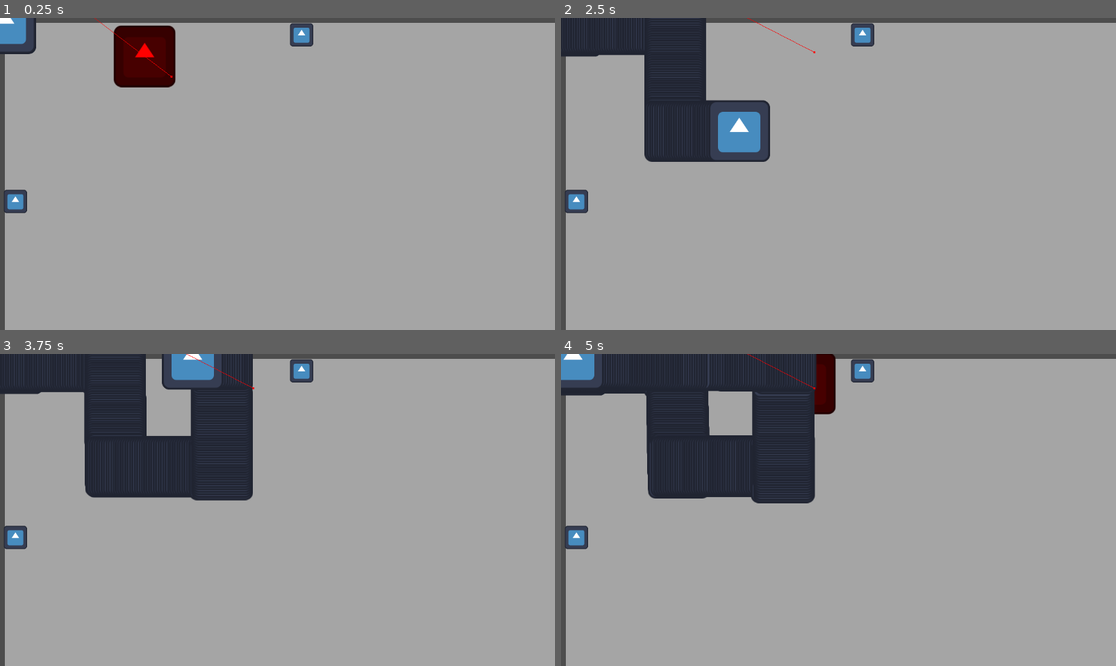
Above: before the commit, frames 1-4 (two rows, left to right).
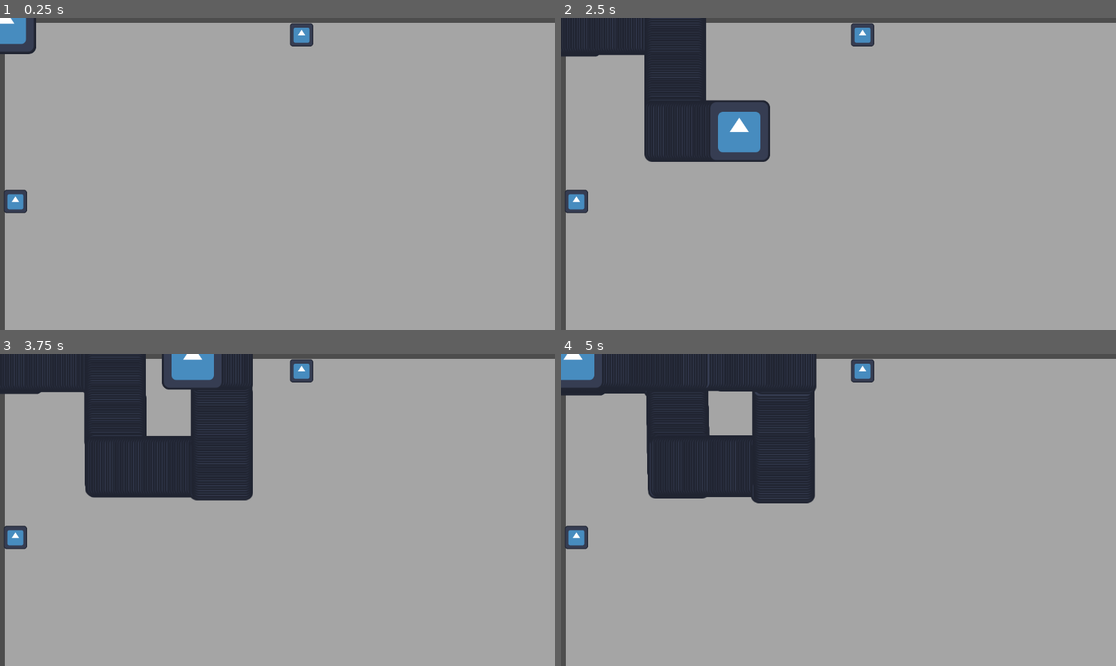
Above: after the commit, the same moments.

Repository: Lin1ux/LD58
Game: Godot game, scene res://Scene/main.tscn
The game is run twice, just before and just after one commit, with the same random seed, the same clock (stepped at 60 frames per second) and the same inputs. The engine's default icon, where the game draws it, is replaced by a stand-in: a white triangle on a blue panel in a dark square.
Inputs (mouse positions are in pixels of both pictures, inside the frame that each line leads up to):
- Up to frame 1 (0.25 s): no input
- Up to frame 2 (2.5 s): move the mouse to (960, 158) at 0.52 s; hold Right (ui_right) 0.53-1.28 s; move the mouse to (727, 189) at 1.27 s; hold Down (ui_down) 1.28-2.03 s; move the mouse to (894, 105) at 2.02 s; hold Right (ui_right) from 2.03 s (still down)
- Up to frame 3 (3.75 s): move the mouse to (249, 572) at 2.77 s; release Right (ui_right) at 2.78 s; hold Up (ui_up) 2.78-3.53 s; move the mouse to (444, 556) at 3.52 s; hold Left (ui_left) from 3.53 s (still down)
- Up to frame 4 (5 s): keep holding Left (ui_left); move the mouse to (672, 463) at 4.27 s

The runs differ from the first frame. In frame 1, 2.2% of the frame differs, in the area x 17-32%, y 0-23%; in frame 2, less than 0.1%; in frame 3, less than 0.1%; in frame 4, 0.8%.

Commit message:
move toward enemy

Diff:
--- a/Enemies/basic_melee/basic_enemy.tres
+++ b/Enemies/basic_melee/basic_enemy.tres
@@ -5,6 +5,6 @@
 [resource]
 script = ExtResource("1_2h3b3")
 hp = 10
-speed = 300.0
+speed = 150.0
 dmg = 5
 metadata/_custom_type_script = "uid://bi0128a43c3jb"
--- a/Enemies/basic_melee/enemy.gd
+++ b/Enemies/basic_melee/enemy.gd
@@ -6,7 +6,7 @@
 @export var player : CharacterBody2D
 @export var nav_agent : NavigationAgent2D
 
-var nav_region : NavigationRegion2D
+@export var nav_region : NavigationRegion2D
 
 var player_in_range : bool = false
 
--- a/Enemies/basic_melee/melee_enemy.tscn
+++ b/Enemies/basic_melee/melee_enemy.tscn
@@ -8,6 +8,7 @@
 [ext_resource type="Script" uid="uid://dex36sgb78kcq" path="res://stateMachine/state_machine.gd" id="6_tnjni"]
 [ext_resource type="Script" uid="uid://cf02bjcx3j1s0" path="res://stateMachine/state.gd" id="7_705lf"]
 [ext_resource type="Script" uid="uid://ctf452botew5m" path="res://stateMachine/patrol.gd" id="8_r6hj8"]
+[ext_resource type="Script" uid="uid://cqpkyp1jgr3ij" path="res://stateMachine/move_toward_enemy.gd" id="9_1dp4n"]
 
 [sub_resource type="RectangleShape2D" id="RectangleShape2D_r34rm"]
 size = Vector2(128, 128)
@@ -58,7 +59,13 @@
 script = ExtResource("8_r6hj8")
 enemy = NodePath("../..")
 
-[node name="MoveTowardEnemy" type="Node" parent="StateMachine"]
+[node name="MoveTowardEnemy" type="Node" parent="StateMachine" node_paths=PackedStringArray("enemy")]
+script = ExtResource("9_1dp4n")
+enemy = NodePath("../..")
+
+[node name="PathUpdater" type="Timer" parent="StateMachine/MoveTowardEnemy"]
+wait_time = 0.5
+autostart = true
 
 [node name="NavigationAgent2D" type="NavigationAgent2D" parent="."]
 debug_enabled = true
@@ -69,4 +76,5 @@
 
 [connection signal="body_entered" from="Enemy_view_Range" to="." method="_on_area_2d_body_entered"]
 [connection signal="body_exited" from="Enemy_view_Range" to="." method="_on_area_2d_body_exited"]
+[connection signal="timeout" from="StateMachine/MoveTowardEnemy/PathUpdater" to="StateMachine/MoveTowardEnemy" method="_on_path_updater_timeout"]
 [connection signal="timeout" from="makePathTimer" to="." method="_on_make_path_timer_timeout"]
--- a/Scene/main.tscn
+++ b/Scene/main.tscn
@@ -1,24 +1,14 @@
-[gd_scene load_steps=7 format=3 uid="uid://cf4tw7btmygby"]
+[gd_scene load_steps=5 format=3 uid="uid://cf4tw7btmygby"]
 
 [ext_resource type="PackedScene" uid="uid://btryo2klgv425" path="res://chunk_manager/chunk_manager.tscn" id="1_2wwxx"]
 [ext_resource type="PackedScene" uid="uid://8wh3usm52nkl" path="res://Player/player.tscn" id="2_sblpm"]
-[ext_resource type="PackedScene" uid="uid://dej585mgualc8" path="res://Enemies/basic_melee/melee_enemy.tscn" id="3_r34rm"]
-[ext_resource type="Script" uid="uid://cgue1afyx57xx" path="res://Scene/camera_area.gd" id="4_2wwxx"]
-
-[sub_resource type="NavigationPolygon" id="NavigationPolygon_3amdw"]
-vertices = PackedVector2Array(598.0703, -327.04688, 602.9219, 333.0078, -612.1406, 334.97656, -621.85156, -333.9375)
-polygons = Array[PackedInt32Array]([PackedInt32Array(0, 1, 2, 3)])
-outlines = Array[PackedVector2Array]([PackedVector2Array(-632, -344, 608, -337, 613, 343, -622, 345)])
+[ext_resource type="Script" path="res://Scene/camera_area.gd" id="4_2wwxx"]
 
 [sub_resource type="CircleShape2D" id="CircleShape2D_r34rm"]
 
 [node name="Scene" type="Node2D"]
 
 [node name="ChunkManager" parent="." instance=ExtResource("1_2wwxx")]
-
-[node name="NavigationRegion2D" type="NavigationRegion2D" parent="." groups=["NavRegion"]]
-position = Vector2(0, -5)
-navigation_polygon = SubResource("NavigationPolygon_3amdw")
 
 [node name="Player" parent="." instance=ExtResource("2_sblpm")]
 
@@ -30,8 +20,3 @@
 
 [node name="CollisionShape2D" type="CollisionShape2D" parent="Player/Camera2D/CameraArea"]
 shape = SubResource("CircleShape2D_r34rm")
-
-[node name="EnemyBox" type="Node2D" parent="."]
-
-[node name="MeleeEnemy" parent="EnemyBox" instance=ExtResource("3_r34rm")]
-position = Vector2(346, 112)
--- a/chunk_manager/chunk_manager.tscn
+++ b/chunk_manager/chunk_manager.tscn
@@ -1,11 +1,12 @@
-[gd_scene load_steps=11 format=3 uid="uid://btryo2klgv425"]
+[gd_scene load_steps=12 format=3 uid="uid://btryo2klgv425"]
 
 [ext_resource type="Script" uid="uid://cu37qgnce03l0" path="res://chunk_manager/chunk_manager.gd" id="1_vpwjp"]
+[ext_resource type="Script" uid="uid://cjk8gcwd56ms8" path="res://chunk_manager/chunks/chunk_enemy_cross.gd" id="2_gjjr6"]
 [ext_resource type="Script" uid="uid://dk0nkmpdt6wav" path="res://chunk_manager/chunks/chunk_corridor_cross.gd" id="2_r0fes"]
 
-[sub_resource type="Resource" id="Resource_gjjr6"]
-script = ExtResource("2_r0fes")
-metadata/_custom_type_script = "uid://dk0nkmpdt6wav"
+[sub_resource type="Resource" id="Resource_nft2y"]
+script = ExtResource("2_gjjr6")
+metadata/_custom_type_script = "uid://cjk8gcwd56ms8"
 
 [sub_resource type="Resource" id="Resource_fesic"]
 script = ExtResource("2_r0fes")
@@ -39,7 +40,7 @@
 left = SubResource("Resource_fesic")
 right = SubResource("Resource_4xryt")
 up = SubResource("Resource_wuc6d")
-down = SubResource("Resource_gjjr6")
+down = SubResource("Resource_nft2y")
 metadata/_custom_type_script = "uid://dk0nkmpdt6wav"
 
 [node name="ChunkManager" type="Node2D"]
--- /dev/null
+++ b/chunk_manager/chunks/chunk_enemy_cross.gd
@@ -0,0 +1,5 @@
+extends ChunkResource
+class_name ChunkResourceEnemyCross
+
+func _init() -> void:
+	scene_path = "uid://b4gniww5q5cv8"
--- /dev/null
+++ b/chunk_manager/chunks/chunk_enemy_cross.tscn
@@ -0,0 +1,41 @@
+[gd_scene load_steps=6 format=3 uid="uid://b4gniww5q5cv8"]
+
+[ext_resource type="PackedScene" uid="uid://c5a1fxy00wvl8" path="res://chunk_manager/level_chunk.tscn" id="1_ewlcr"]
+[ext_resource type="PackedScene" uid="uid://b620rq506fm21" path="res://chunk_manager/level_chunk_link.tscn" id="2_kj3pc"]
+[ext_resource type="PackedScene" uid="uid://dej585mgualc8" path="res://enemies/basic_melee/melee_enemy.tscn" id="3_5tbng"]
+[ext_resource type="Script" uid="uid://4l8y8a3r3bre" path="res://chunk_manager/chunks/enemy_box.gd" id="3_kj3pc"]
+
+[sub_resource type="NavigationPolygon" id="NavigationPolygon_hiwo2"]
+vertices = PackedVector2Array(574.03125, 290.09375, -608.1875, 301.89844, -620.78906, -336, 575.96094, -336.9922)
+polygons = Array[PackedInt32Array]([PackedInt32Array(0, 1, 2, 3)])
+outlines = Array[PackedVector2Array]([PackedVector2Array(-631, -346, 586, -347, 584, 300, -618, 312)])
+
+[node name="LevelChunk" node_paths=PackedStringArray("link_left", "link_right", "link_up", "link_down") instance=ExtResource("1_ewlcr")]
+link_left = NodePath("LevelChunkLink3")
+link_right = NodePath("LevelChunkLink4")
+link_up = NodePath("LevelChunkLink")
+link_down = NodePath("LevelChunkLink2")
+
+[node name="LevelChunkLink" parent="." index="2" instance=ExtResource("2_kj3pc")]
+position = Vector2(616, 25)
+
+[node name="LevelChunkLink2" parent="." index="3" instance=ExtResource("2_kj3pc")]
+position = Vector2(678, 696)
+
+[node name="LevelChunkLink3" parent="." index="4" instance=ExtResource("2_kj3pc")]
+position = Vector2(22, 371)
+
+[node name="LevelChunkLink4" parent="." index="5" instance=ExtResource("2_kj3pc")]
+position = Vector2(1257, 381)
+
+[node name="NavigationRegion2D" type="NavigationRegion2D" parent="." index="6" groups=["NavRegion"]]
+position = Vector2(671, 385)
+navigation_polygon = SubResource("NavigationPolygon_hiwo2")
+
+[node name="EnemyBox" type="Node2D" parent="." index="7" node_paths=PackedStringArray("nav_region")]
+position = Vector2(641, 328)
+script = ExtResource("3_kj3pc")
+nav_region = NodePath("../NavigationRegion2D")
+
+[node name="MeleeEnemy" parent="EnemyBox" index="0" instance=ExtResource("3_5tbng")]
+position = Vector2(346, 112)
--- /dev/null
+++ b/chunk_manager/chunks/enemy_box.gd
@@ -0,0 +1,10 @@
+extends Node2D
+
+@export var nav_region : NavigationRegion2D
+
+func _ready():
+	set_region()
+
+func set_region():
+	for i in self.get_children():
+		i.nav_region = nav_region
--- a/stateMachine/move_toward_enemy.gd
+++ b/stateMachine/move_toward_enemy.gd
@@ -1,25 +1,20 @@
-extends Node
-
-@export var enemy: Enemy
-var target_position : Vector2
+extends State
 
 func init() -> void:
-	target_position = NavigationServer2D.region_get_random_point(GameInfo.nav_region.get_rid(), 1, false)
-	print(NavigationServer2D.region_get_random_point(GameInfo.nav_region.get_rid(), 1, false))
-	enemy.make_path_to_point(target_position)
+	enemy.make_path_to_player()
 
 func update():
-	if target_position == Vector2.ZERO:
-		init()
-	#print(NavigationServer2D.region_get_random_point(GameInfo.nav_region.get_rid(), 1, false))
-	#print(NavigationServer2D.region_get_random_point(GameInfo.nav_region.get_rid(), 1, false))
-	#print("Update")
+	pass
 
 func fixed_update():
 	enemy.move()
-	if enemy.nav_agent.is_navigation_finished():
-		exit()
+	if !enemy.player_in_range:
+		state_machine.change_state_str("Patrol")
+
 
 func exit() -> void:
-	print("Exit")
-	state_machine.change_state_str("Patrol")
+	pass
+
+
+func _on_path_updater_timeout() -> void:
+	enemy.make_path_to_player()
--- a/stateMachine/patrol.gd
+++ b/stateMachine/patrol.gd
@@ -1,25 +1,25 @@
 extends State
 
-@export var enemy: Enemy
 var target_position : Vector2
 
 func init() -> void:
-	target_position = NavigationServer2D.region_get_random_point(GameInfo.nav_region.get_rid(), 1, false)
-	print(NavigationServer2D.region_get_random_point(GameInfo.nav_region.get_rid(), 1, false))
-	enemy.make_path_to_point(target_position)
+	if enemy.nav_region != null:
+		target_position = NavigationServer2D.region_get_random_point(enemy.nav_region.get_rid(), 1, false)
+		print(NavigationServer2D.region_get_random_point(enemy.nav_region.get_rid(), 1, false))
+		enemy.make_path_to_point(target_position)
+	else:
+		target_position = Vector2.ZERO
 
 func update():
 	if target_position == Vector2.ZERO:
 		init()
-	#print(NavigationServer2D.region_get_random_point(GameInfo.nav_region.get_rid(), 1, false))
-	#print(NavigationServer2D.region_get_random_point(GameInfo.nav_region.get_rid(), 1, false))
-	#print("Update")
 
 func fixed_update():
 	enemy.move()
+	if enemy.player_in_range:
+		state_machine.change_state_str("MoveTowardEnemy")
 	if enemy.nav_agent.is_navigation_finished():
-		exit()
+		state_machine.change_state_str("Patrol")
 
 func exit() -> void:
-	print("Exit")
-	state_machine.change_state_str("Patrol")
+	pass
--- a/stateMachine/state.gd
+++ b/stateMachine/state.gd
@@ -1,6 +1,7 @@
 class_name State
 extends Node
 
+@export var enemy: Enemy
 var state_machine : StateMachine
 
 func _ready() -> void:
--- a/stateMachine/state_machine.gd
+++ b/stateMachine/state_machine.gd
@@ -24,6 +24,7 @@
 	if state == null:
 		printerr("unknown State")
 		return
+		current_state.exit()
 	current_state = state
 	current_state.init()
 #func _process(delta: float) -> void:
Not shown: 1 places in Enemies/basic_melee/melee_enemy.tscn that only renumber resources
Not shown, added: chunk_manager/chunks/chunk_enemy_cross.gd.uid
Not shown, added: chunk_manager/chunks/enemy_box.gd.uid
